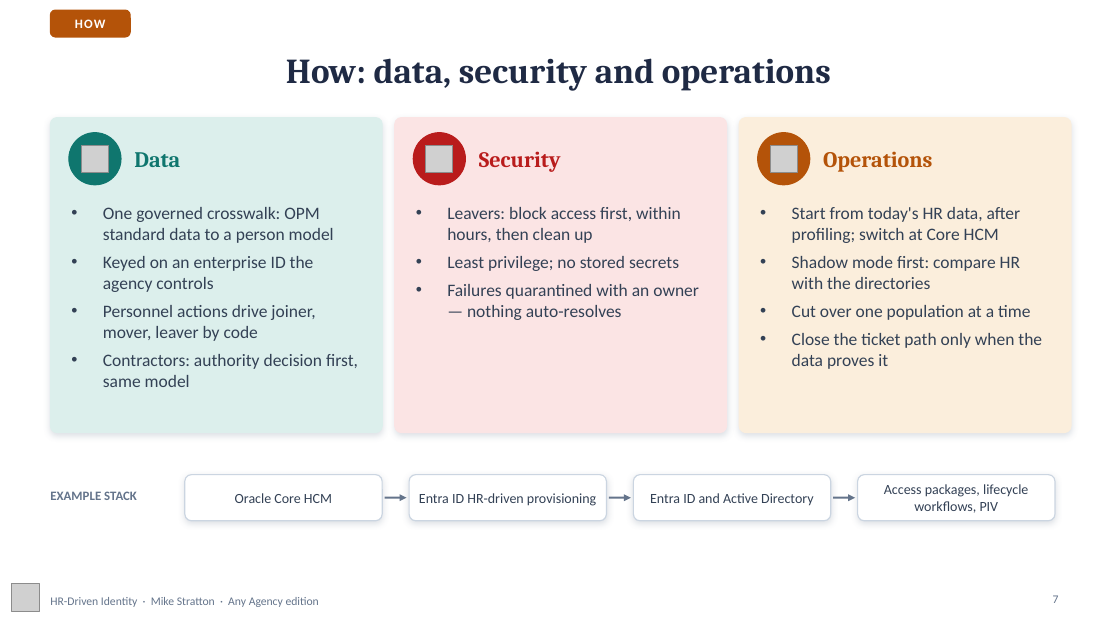
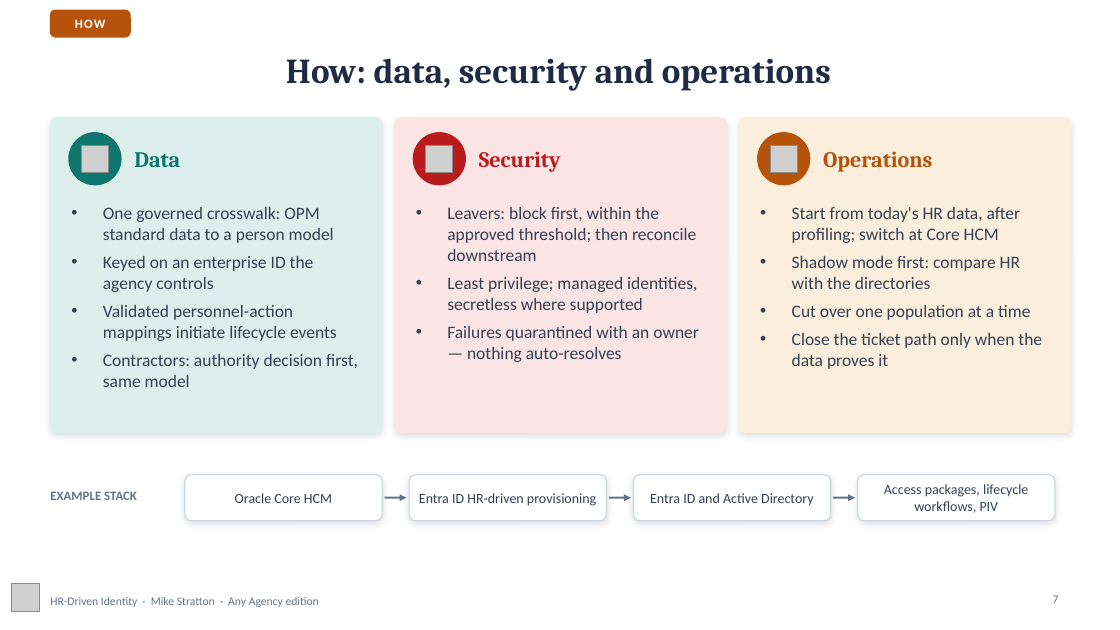
Before and after one commit to WhalerMike/modernization-workbook, a slide deck: slide 7 of presentations/hr-driven-identity-interview/HR_Driven_Identity_Exec_AnyAgency_Narrated.pptx. Drawn at 1120x630 pixels with LibreOffice and Linux fonts; fonts in the diff are those of the drawing; grey boxes stand for pictures; background and template pictures are left out. Boxes give left, top, right and bottom in pixels: in the first picture for what was removed or moved away, otherwise in the second. Text is boxed around its words. In the diff, an @@ line names an element or a change of style, - is before the commit and + after.

```diff
--- a/presentations/hr-driven-identity-interview/HR_Driven_Identity_Exec_AnyAgency_Narrated.pptx
+++ b/presentations/hr-driven-identity-interview/HR_Driven_Identity_Exec_AnyAgency_Narrated.pptx
@@ text at box(447, 207, 697, 313): text changed @@
-• Leavers: block access first, within hours, then clean up
-• Least privilege; no stored secrets
+• Leavers: block first, within the approved threshold; then reconcile downstream
+• Least privilege; managed identities, secretless where supported
@@ text at box(103, 305, 337, 341): text changed @@
-• Personnel actions drive joiner, mover, leaver by code
+• Validated personnel-action mappings initiate lifecycle events
```
Also in this commit, not shown: 5 other slides changed, 12 other files.
